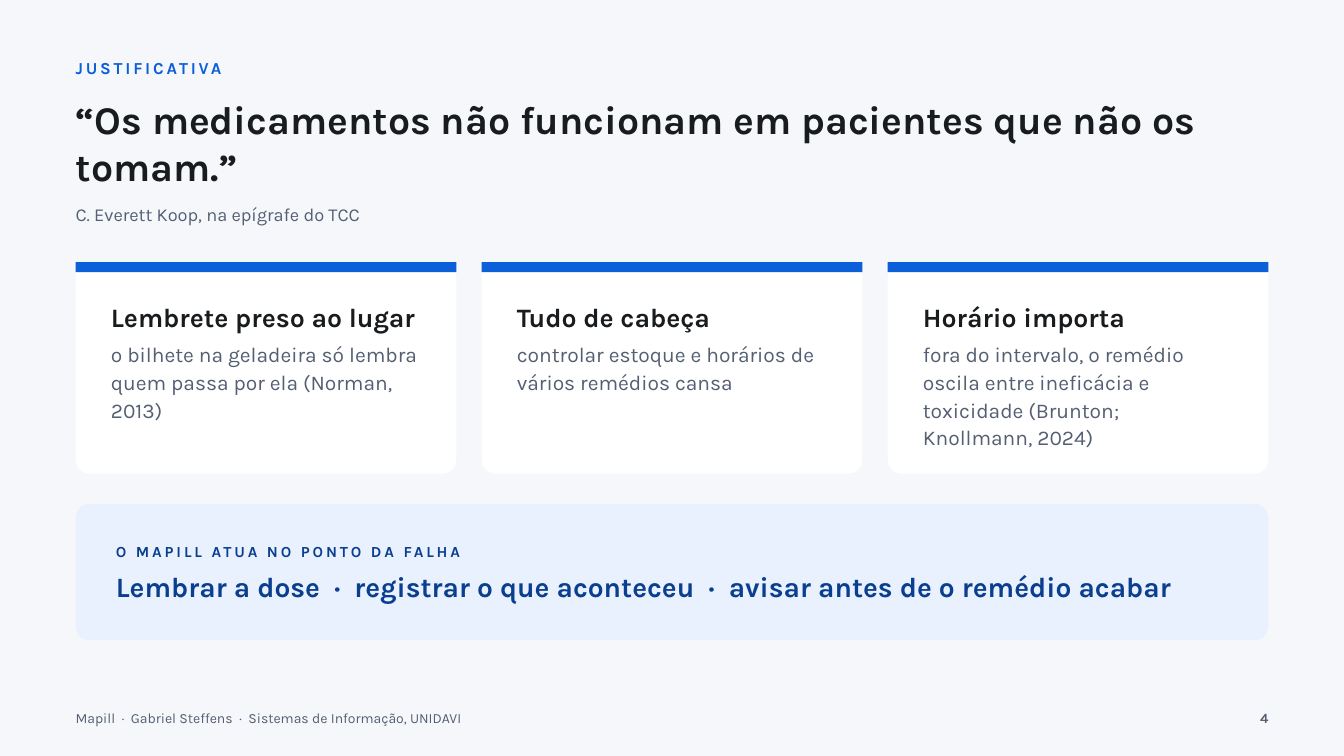
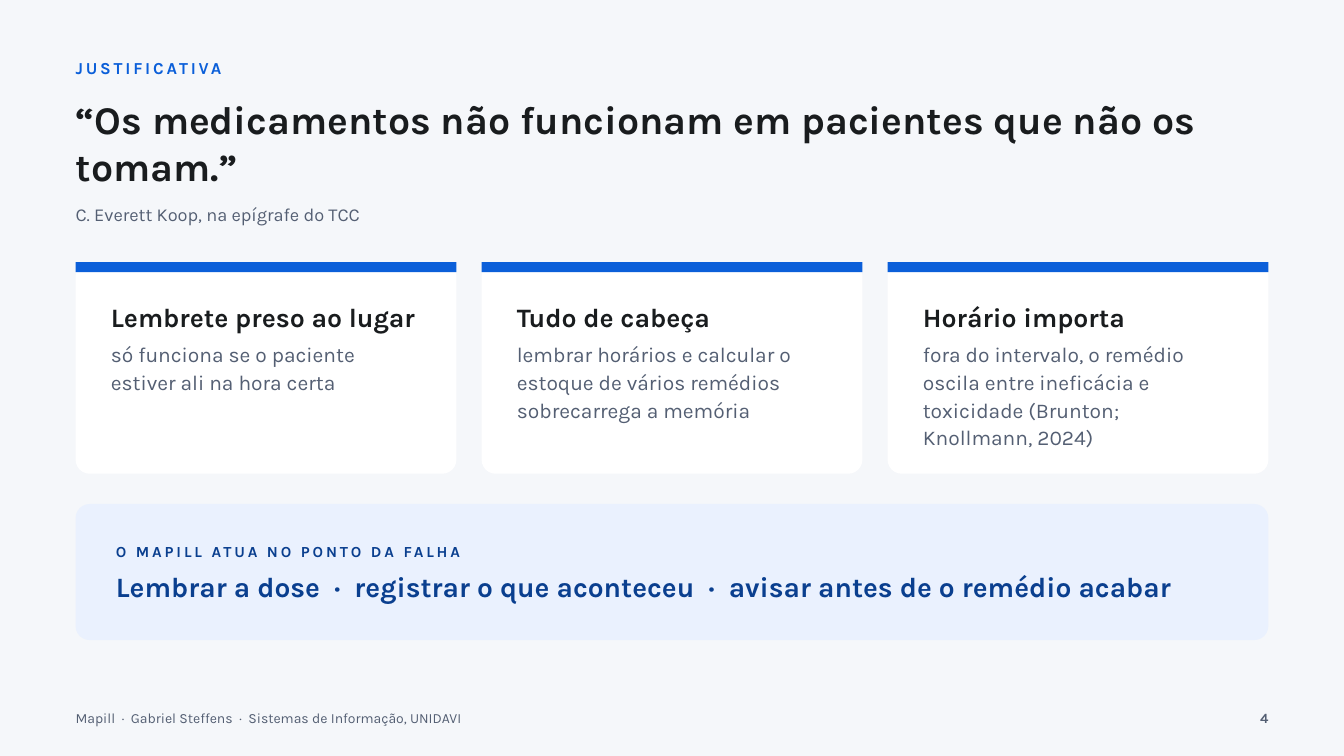
Before and after one commit to gabste8831/Mapill-Health-App, a slide deck: slide 4 of docs/tcc/apresentacao-mapill.pptx. Drawn at 1344x756 pixels with LibreOffice and Linux fonts; fonts in the diff are those of the drawing. Boxes give left, top, right and bottom in pixels: in the first picture for what was removed or moved away, otherwise in the second. Text is boxed around its words. In the diff, an @@ line names an element or a change of style, - is before the commit and + after.

Commit message:
docs(tcc): cartoes da justificativa sem citacao indevida ao Norman

```diff
--- a/docs/tcc/apresentacao-mapill.pptx
+++ b/docs/tcc/apresentacao-mapill.pptx
@@ text at (111,346,355,390): text changed @@
-o bilhete na geladeira só lembra quem passa por ela (Norman, 2013)
+só funciona se o paciente estiver ali na hora certa
@@ text at (517,346,790,423): text changed @@
-controlar estoque e horários de vários remédios cansa
+lembrar horários e calcular o estoque de vários remédios sobrecarrega a memória
```
Also in this commit, not shown: 1 other slide changed, 2 other files.
